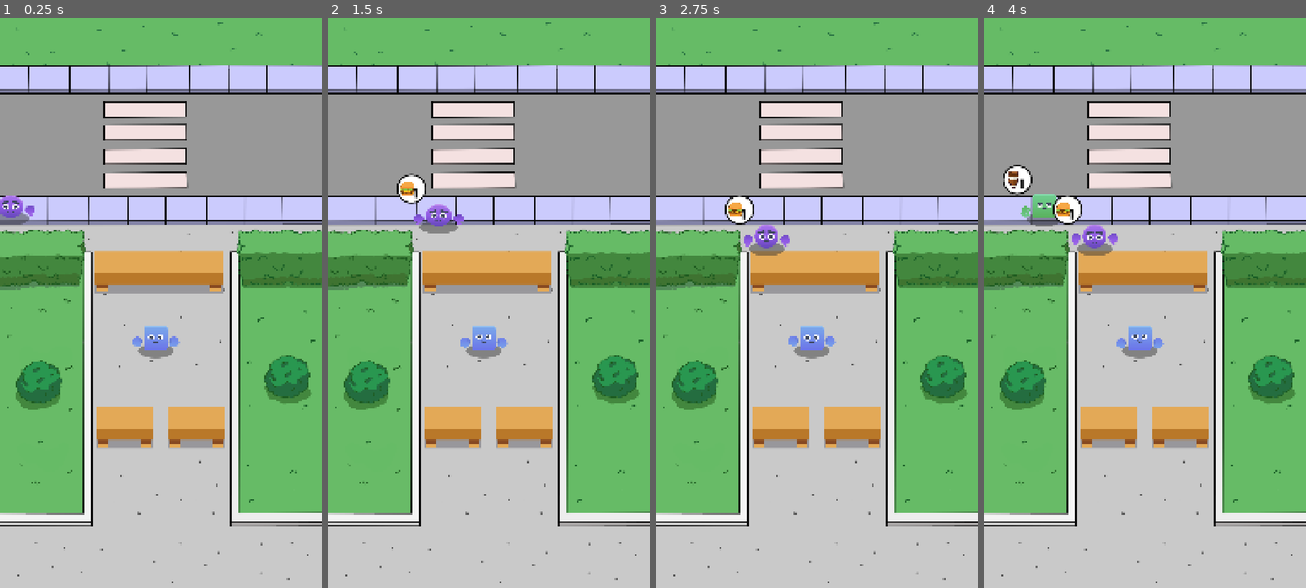
Above: before the commit, frames 1-4 (left to right).
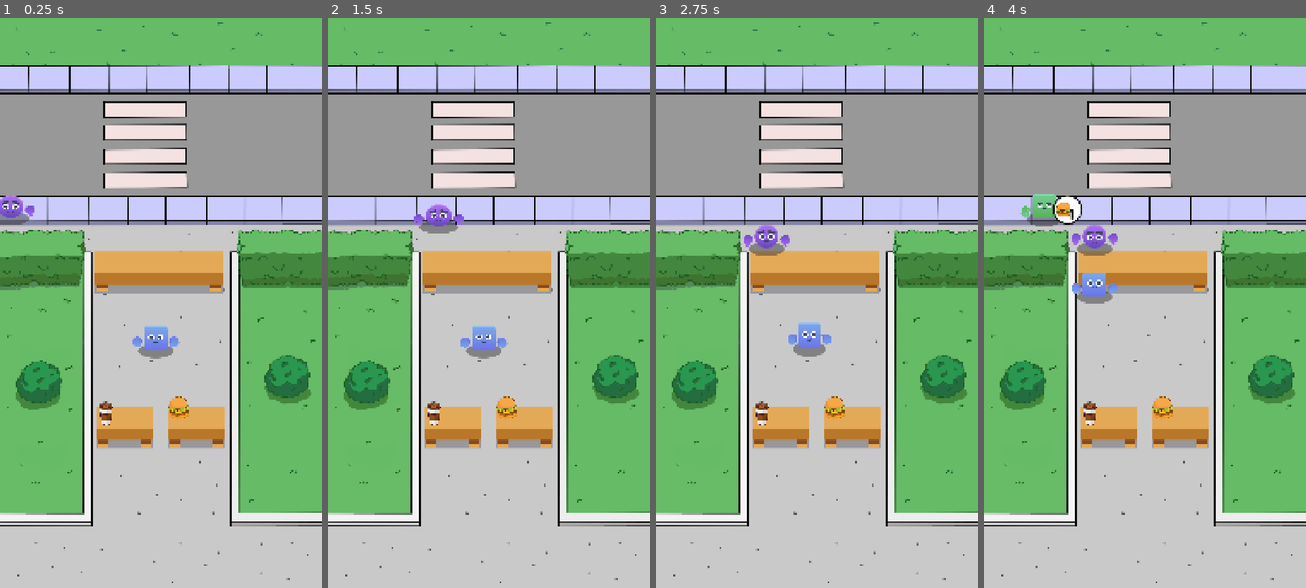
Above: after the commit, the same moments.

Repository: Sergiodevelopersk8/godotcurso2
Game: Godot game, scene res://scenes/Game/game.tscn
Two runs of this game, one before a commit and one after it. Both use one fixed random seed, a clock stepped at 60 frames per second and the inputs below.
Inputs:
- Up to frame 1 (0.25 s): no input
- Up to frame 2 (1.5 s): no input
- Up to frame 3 (2.75 s): no input
- Up to frame 4 (4 s): no input

The runs differ from the first frame. In frame 1, 0.3% of the frame differs, in the area x 30-59%, y 66-72%; in frame 2, 0.7%; in frame 3, 1.0%; in frame 4, 1.8%, in the area x 6-59%, y 25-72%.
Error before the commit: Invalid call. Nonexistent function 'take_order' in base 'Node2D (Cashier)'. (res://scenes/manager/cashier_manager.gd:44)

Commit message:
paos al video 71

Diff:
--- a/idletycoonclone/scenes/Game/game.tscn
+++ b/idletycoonclone/scenes/Game/game.tscn
@@ -1,10 +1,12 @@
-[gd_scene load_steps=15 format=3 uid="uid://cpbrfn3i5jvui"]
+[gd_scene load_steps=17 format=3 uid="uid://cpbrfn3i5jvui"]
 
 [ext_resource type="Texture2D" uid="uid://i1v6d8iq58ox" path="res://Idle Tycoon Assets/Sprites/Fondo.png" id="1_jm17p"]
 [ext_resource type="Texture2D" uid="uid://dv0tmb053vwcd" path="res://Idle Tycoon Assets/Sprites/Counter.png" id="2_fc1p2"]
 [ext_resource type="Texture2D" uid="uid://drjydg6is1r5f" path="res://Idle Tycoon Assets/Sprites/Counter_half.png" id="3_fc1p2"]
 [ext_resource type="PackedScene" uid="uid://wtwkuvkvgd8h" path="res://scenes/cashier/cashier.tscn" id="4_bfxw3"]
+[ext_resource type="Texture2D" uid="uid://dlxagrf2rxh05" path="res://Idle Tycoon Assets/Sprites/UI/Coffee.png" id="4_ssgoc"]
 [ext_resource type="Script" uid="uid://cylrotp8b38t6" path="res://scenes/manager/customer_manager.gd" id="5_7dfdq"]
+[ext_resource type="Texture2D" uid="uid://no28cjn2vsln" path="res://Idle Tycoon Assets/Sprites/UI/Burger.png" id="5_cueac"]
 [ext_resource type="Script" uid="uid://n8t7oeuf1cdn" path="res://data/customer_data.gd" id="6_5rpqn"]
 [ext_resource type="Resource" uid="uid://bc772q7slvey" path="res://data/customer_green.tres" id="7_yvoo5"]
 [ext_resource type="Resource" uid="uid://dmly0xejtwbcn" path="res://data/customer_pink.tres" id="8_y7cus"]
@@ -31,10 +33,20 @@
 scale = Vector2(0.8, 0.9)
 texture = ExtResource("3_fc1p2")
 
+[node name="Sprite2D" type="Sprite2D" parent="CoffeeCounter"]
+position = Vector2(-78.75, -52.2222)
+scale = Vector2(0.35, 0.35)
+texture = ExtResource("4_ssgoc")
+
 [node name="BurgerCounter" type="Sprite2D" parent="."]
 position = Vector2(657, 1382)
 scale = Vector2(0.8, 0.9)
 texture = ExtResource("3_fc1p2")
+
+[node name="Sprite2D" type="Sprite2D" parent="BurgerCounter"]
+position = Vector2(-73.75, -74.4445)
+scale = Vector2(0.4, 0.4)
+texture = ExtResource("5_cueac")
 
 [node name="CustomerManager" type="Node" parent="." node_paths=PackedStringArray("spawn_positions")]
 script = ExtResource("5_7dfdq")
--- a/idletycoonclone/scenes/cashier/cashier.gd
+++ b/idletycoonclone/scenes/cashier/cashier.gd
@@ -10,12 +10,31 @@
 #cliente actual
 var current_customer :Customer
 
-func set_customer(customer):
+var counter_pos : Vector2
+
+func set_customer(customer : Customer):
 	#cliente que se atiende actualmente
 	current_customer = customer
+	#este cliente ya esta siendo atendido
+	customer.being_served = true
+	#mueve al cashier cerca de la posición del customer
+	counter_pos = Vector2(customer.position.x, customer.position.y + 160)
+
+func take_order():
+	move_to_customer()
+	#hacemos un intervalo para que acabe la animación de move
+	await get_tree().create_timer(1.1).timeout
+	#mustra el pedido del cliente (borra el show request del script de customer
+	#de la funncion de init_customer
+	current_customer.show_request()
+	#muve al cashier a la otra mesa para preparar el pedido
+	move_to_item_position()
+
 
 func move_to_customer():
 	#crea un  tween
+	var tween := create_tween()
+	tween.tween_property(self, "position", counter_pos, 1.0)
 	#moverlo
 	animation_player.play("move")
 
--- a/idletycoonclone/scenes/customer/customer.gd
+++ b/idletycoonclone/scenes/customer/customer.gd
@@ -25,7 +25,7 @@
 	request_item = item
 	request_quantity = quantity
 	current_order_status= quantity
-	show_request()
+
 
 
 #funcion que permite actualizar texturas de customer
